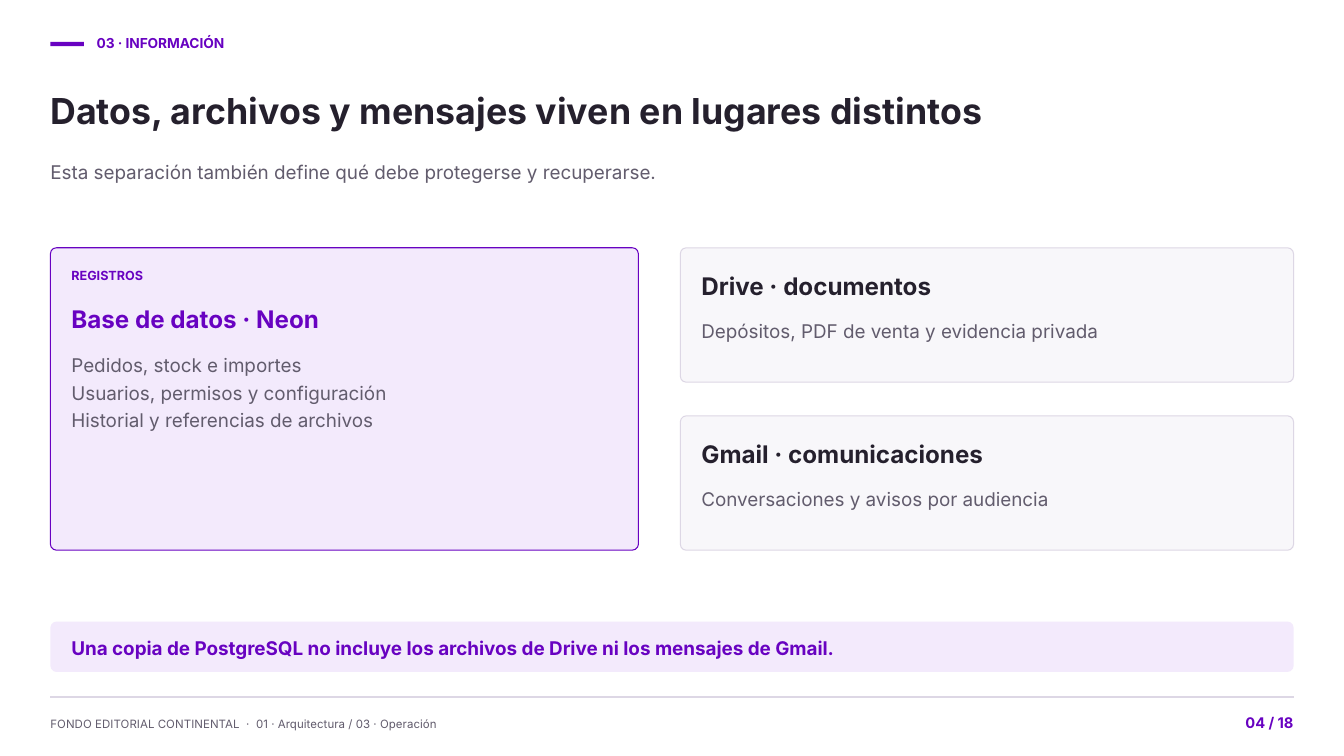
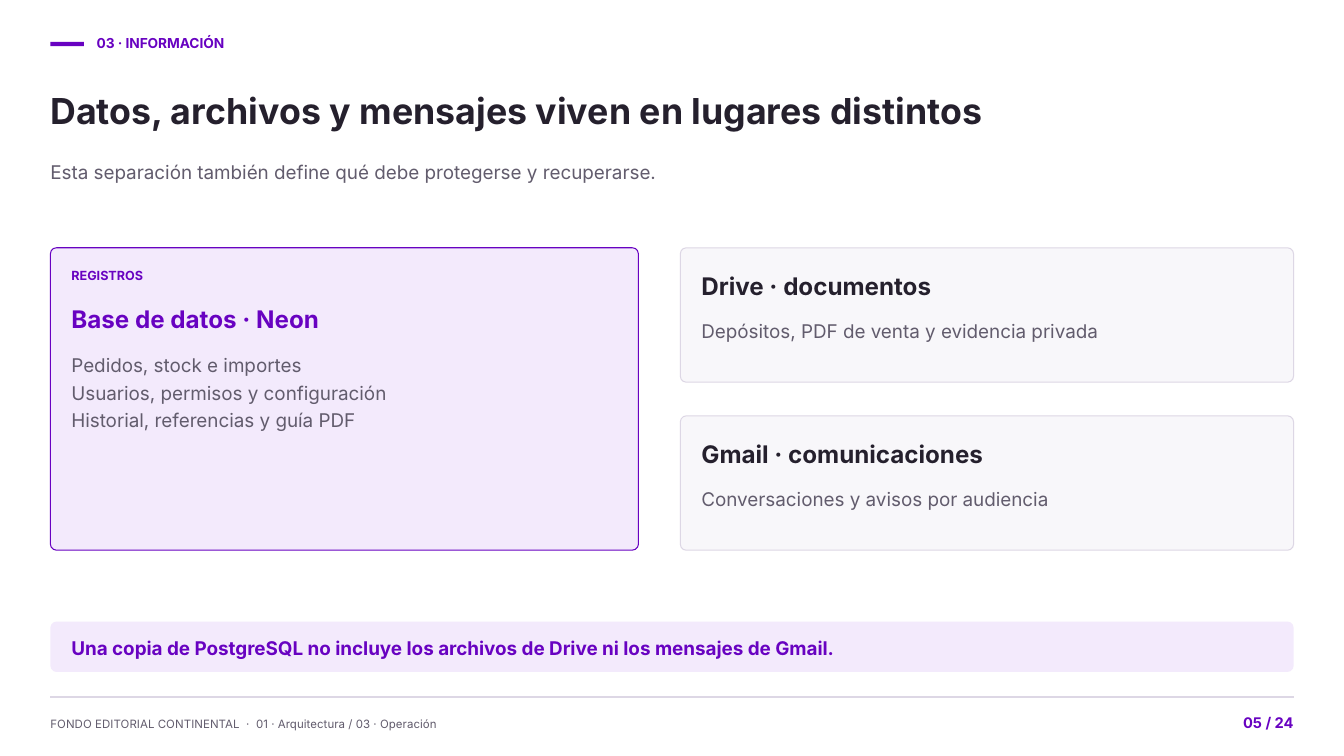
Before and after one commit to hubinformacion/modulo-gestor-pedidos, a slide deck: slide 5 of docs/presentacion/gestor-pedidos-presentacion.pptx (slide 4 before the commit). Drawn at 1344x756 pixels with LibreOffice and Linux fonts; fonts in the diff are those of the drawing. Boxes give left, top, right and bottom in pixels: in the first picture for what was removed or moved away, otherwise in the second. Text is boxed around its words. In the diff, an @@ line names an element or a change of style, - is before the commit and + after.

```diff
--- a/docs/presentacion/gestor-pedidos-presentacion.pptx
+++ b/docs/presentacion/gestor-pedidos-presentacion.pptx
@@ text at [71,412,356,431]: text changed @@
-Historial y referencias de archivos
+Historial, referencias y guía PDF
@@ text at [1243,717,1294,728]: text changed @@
-04 / 18
+05 / 24
```
Also in this commit, not shown: 17 other slides changed, 6 slides added, 18 other files.
